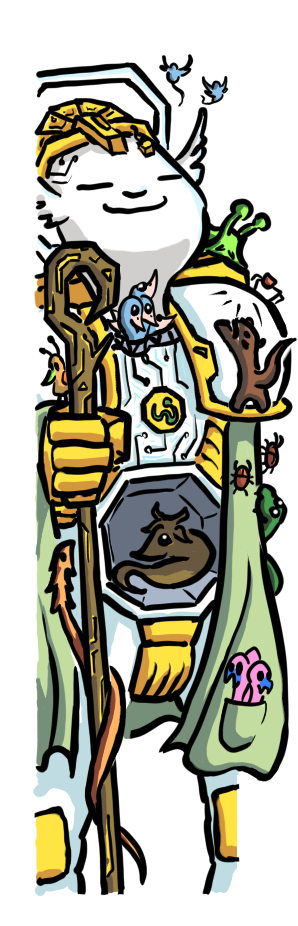
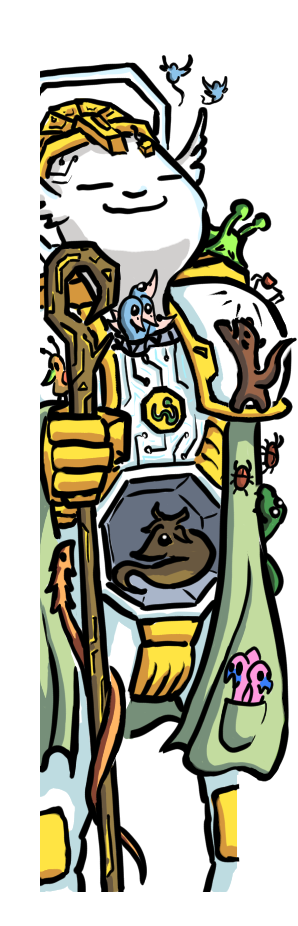
Layers edited between the first and the second 298×926 image:
painted on "Tratto" over box(33, 71, 227, 896)
painted on "Colori sopra" over box(33, 71, 227, 896)
painted on "Colori" over box(33, 71, 227, 896)
